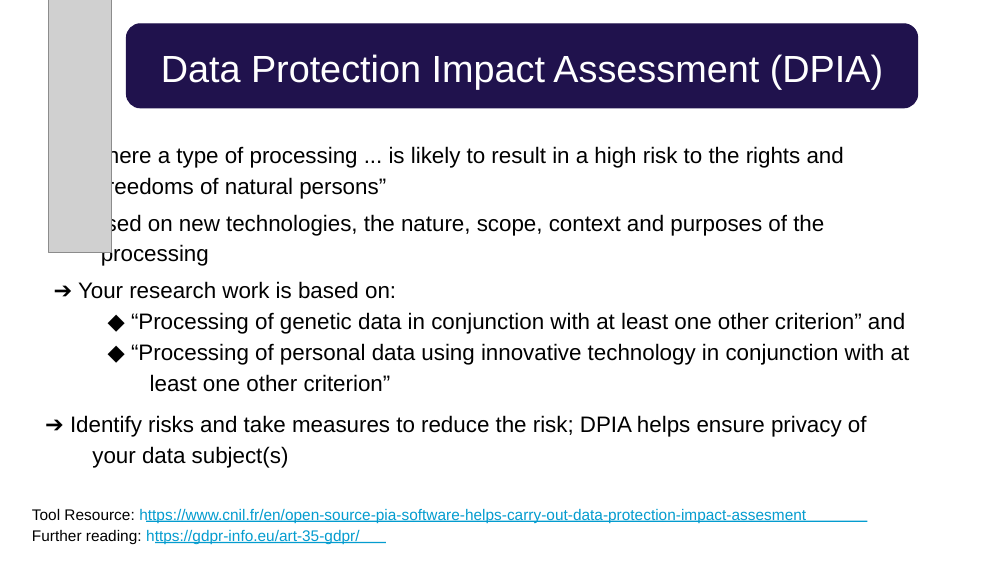
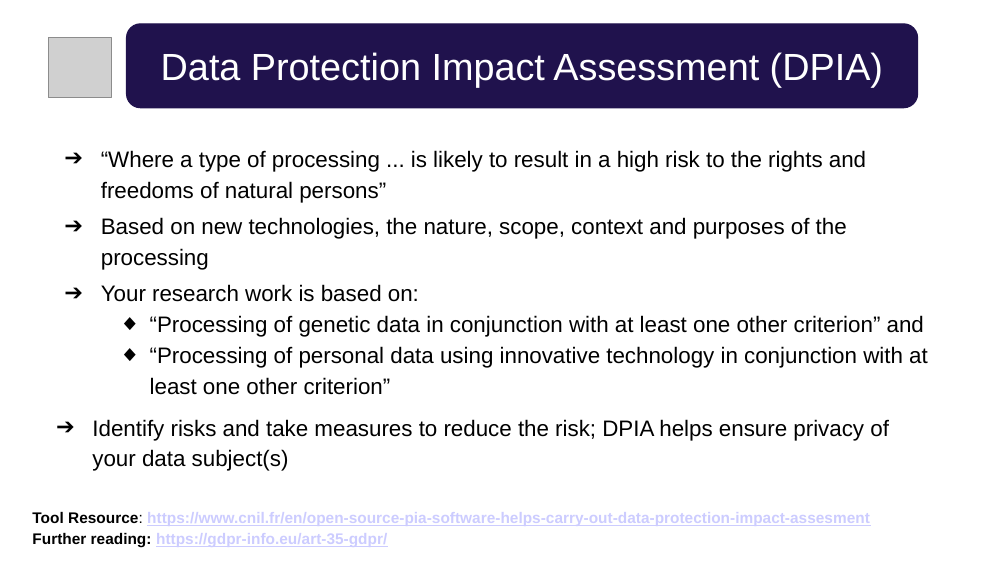
Before and after one commit to ELIXIR-Norway-Training/DMP-writing-workshop, a slide deck: slide 33 of 04_GDPR.odp (slide 32 before the commit). Drawn at 1008x567 pixels with LibreOffice and Linux fonts; fonts in the diff are those of the drawing; grey boxes stand for pictures. Boxes give left, top, right and bottom in pixels: in the first picture for what was removed or moved away, otherwise in the second. Text is boxed around its words. In the diff, an @@ line names an element or a change of style, - is before the commit and + after.

```diff
--- a/04_GDPR.odp
+++ b/04_GDPR.odp
@@ rounded rectangle "Data Protection Impact Assessment (DPIA)": place and size @@
-rounded rectangle "Data Protection Impact Assessment (DPIA)" at [161, 54, 883, 89]
+rounded rectangle "Data Protection Impact Assessment (DPIA)" at [126, 24, 917, 108]
@@ rounded rectangle "Data Protection Impact Assessment (DPIA)" at [126, 24, 917, 108]: alignment left to centre; vertical alignment top to middle; fill none to #20124D; outline none to #20124D 0.74 pt @@
@@ freeform shape removed at [126, 24, 917, 108] @@
@@ freeform shape removed at [126, 24, 917, 108] @@
@@ picture: place and size @@
-picture at [48, 0, 112, 252]
+picture at [48, 37, 112, 98]
@@ text at [101, 150, 866, 203]: text changed @@
-➔ “Where a type of processing ... is likely to result in a high risk to the rights and
+➔ “Where a type of processing ... is likely to result in a high risk to the rights and freedoms of natural persons”
@@ text removed at [101, 177, 386, 200] @@
-freedoms of natural persons”
@@ text at [101, 217, 847, 270]: text changed @@
-➔ Based on new technologies, the nature, scope, context and purposes of the
+➔ Based on new technologies, the nature, scope, context and purposes of the processing
@@ text removed at [101, 244, 209, 266] @@
-processing
@@ text removed at [78, 281, 396, 299] @@
-➔ Your research work is based on:
@@ text at [101, 284, 928, 395]: text changed @@
-◆ “Processing of genetic data in conjunction with at least one other criterion” and
+➔ Your research work is based on:
+  ◆ “Processing of genetic data in conjunction with at least one other criterion” and
+  ◆ “Processing of personal data using innovative technology in conjunction with at least one other criterion”
@@ text removed at [131, 343, 910, 365] @@
-◆ “Processing of personal data using innovative technology in conjunction with at
@@ text removed at [150, 374, 391, 392] @@
-least one other criterion”
@@ text at [92, 419, 889, 471]: text changed @@
-➔ Identify risks and take measures to reduce the risk; DPIA helps ensure privacy of
+➔ Identify risks and take measures to reduce the risk; DPIA helps ensure privacy of your data subject(s)
@@ text removed at [92, 446, 289, 468] @@
-your data subject(s)
@@ text at [32, 533, 387, 548]: paragraph added @@
+Further reading: https://gdpr-info.eu/art-35-gdpr/
@@ text at [32, 512, 870, 526]: text colour #049CCF to #CCCCFF, underline on in "https://www.cnil.fr/en/open-source-pia-software-helps-carry- ..."; bold on in "Tool Resource: https://www.cnil.fr/en/open-source-pia-softwa ..."; line spacing 1 to 1.15 @@
@@ text removed at [32, 530, 359, 544] @@
-Further reading: https://gdpr-info.eu/art-35-gdpr/
@@ freeform shape removed at [146, 520, 867, 521] @@
@@ freeform shape removed at [155, 542, 386, 543] @@
```
Also in this commit, not shown: 49 other slides changed, 2 slides added, 1 slide removed, 19 other files.
